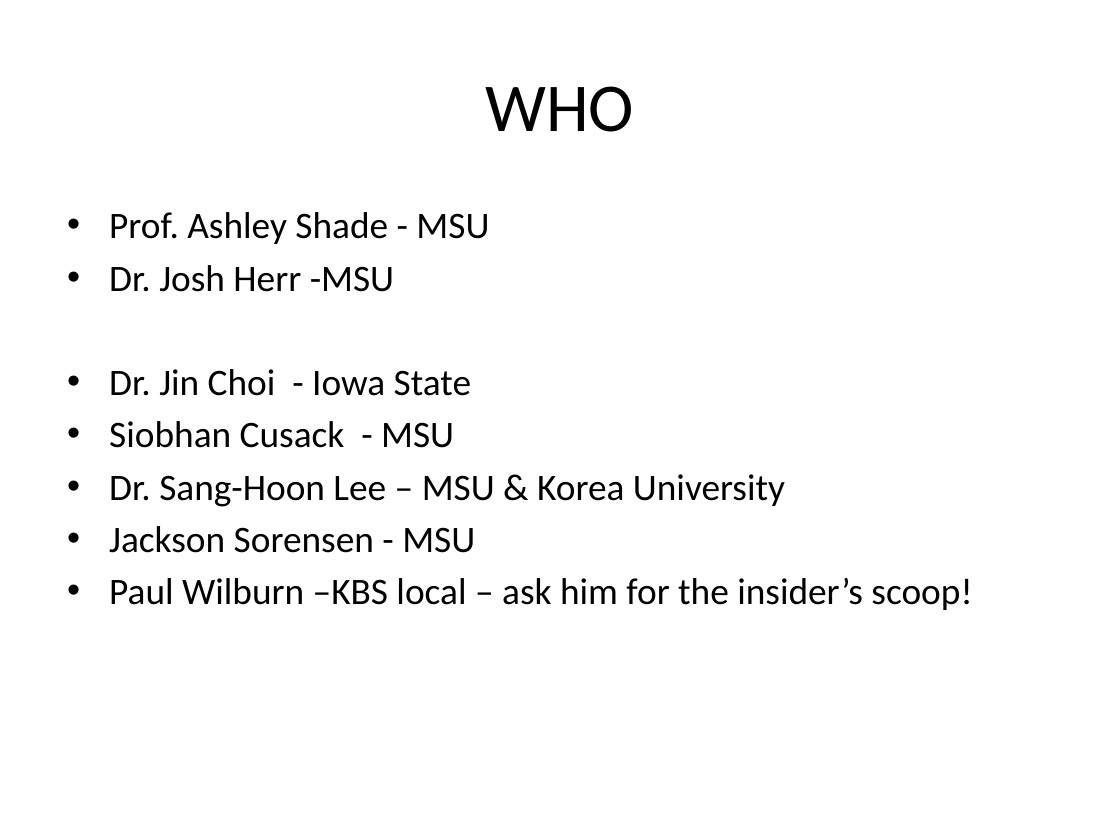
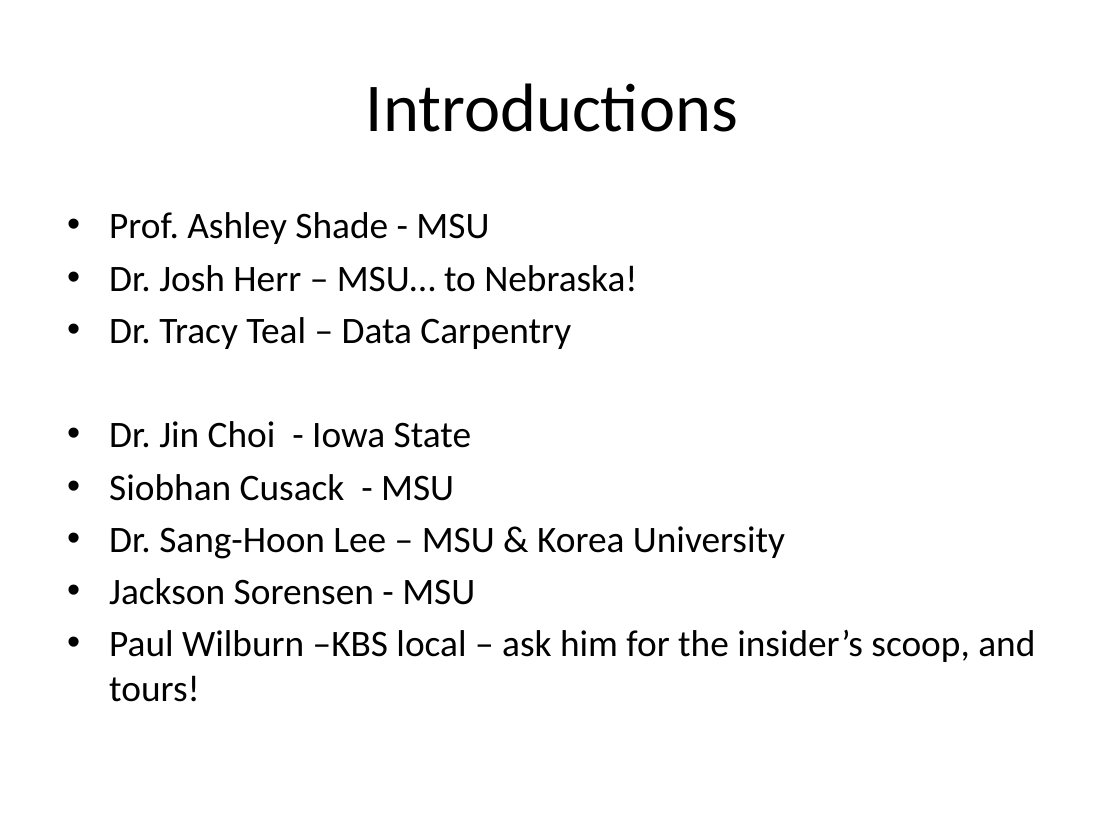
Before and after one commit to edamame-course/docs, a slide deck: slide 10 of extra/Presentations/2015-06-22-AM_Ashley_WelcomeLecture.pptx (slide 9 before the commit). Drawn at 1120x840 pixels with LibreOffice and Linux fonts; fonts in the diff are those of the drawing. Boxes give left, top, right and bottom in pixels: in the first picture for what was removed or moved away, otherwise in the second. Text is boxed around its words. In the diff, an @@ line names an element or a change of style, - is before the commit and + after.

```diff
--- a/extra/Presentations/2015-06-22-AM_Ashley_WelcomeLecture.pptx
+++ b/extra/Presentations/2015-06-22-AM_Ashley_WelcomeLecture.pptx
@@ title at (x1=366, y1=83, x2=738, y2=132): text changed @@
-WHO
+Introductions
@@ text at (x1=109, y1=265, x2=637, y2=349): text changed @@
-• Dr. Josh Herr -MSU
+• Dr. Josh Herr – MSU… to Nebraska!
+• Dr. Tracy Teal – Data Carpentry
@@ text at (x1=109, y1=629, x2=1035, y2=702): text changed @@
-• Paul Wilburn –KBS local – ask him for the insider’s scoop!
+• Paul Wilburn –KBS local – ask him for the insider’s scoop, and tours!
```
Also in this commit, not shown: 13 other slides changed, 3 slides added, 1 slide removed, 1 other file.
